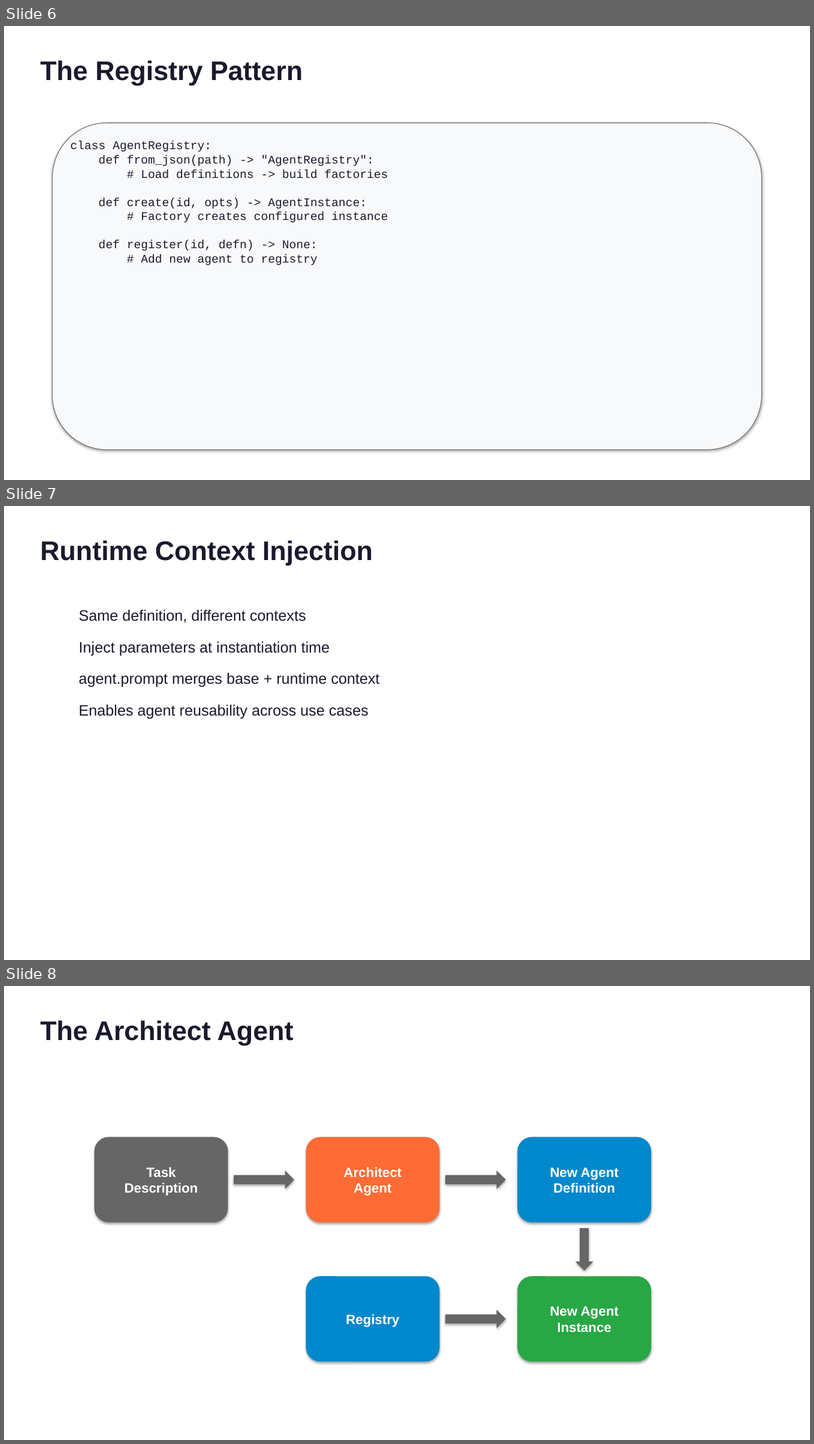
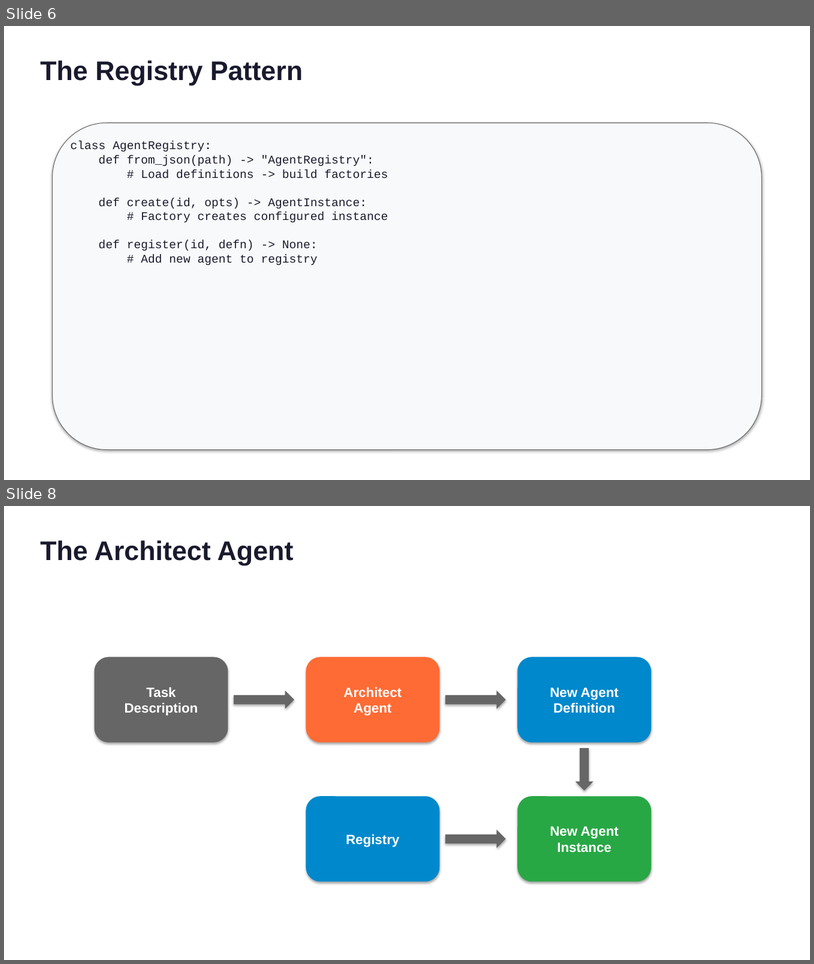
Before and after one commit to RPirruccio/lightning-agents, a slide deck: presentation/output/lightning-agents.pptx. Shown one above the other, each under a label of ours: slides 6, 7 and 8 before the commit, slides 6 and 8 after it; the slides between them are not shown. The pictures are 814x1444 and 814x964 pixels, drawn with LibreOffice and Linux fonts; fonts in the diff are those of the drawing. Boxes give left, top, right and bottom in pixels: in the first picture for what was removed or moved away, otherwise in the second. Text is boxed around its words. In the diff, an @@ line names an element or a change of style, - is before the commit and + after.

```diff
--- a/presentation/output/lightning-agents.pptx
+++ b/presentation/output/lightning-agents.pptx
@@ slide 7 removed at box(4, 506, 810, 960), background #FFFFFF @@
@@ text removed at box(40, 540, 373, 565) @@
-Runtime Context Injection
@@ text removed at box(79, 609, 380, 718) @@
-Same definition, different contexts
-Inject parameters at instantiation time
-agent.prompt merges base + runtime context
-Enables agent reusability across use cases
```
Also in this commit, not shown: 2 slides changed, 4 slides added, 3 other slides removed, 18 other files.
